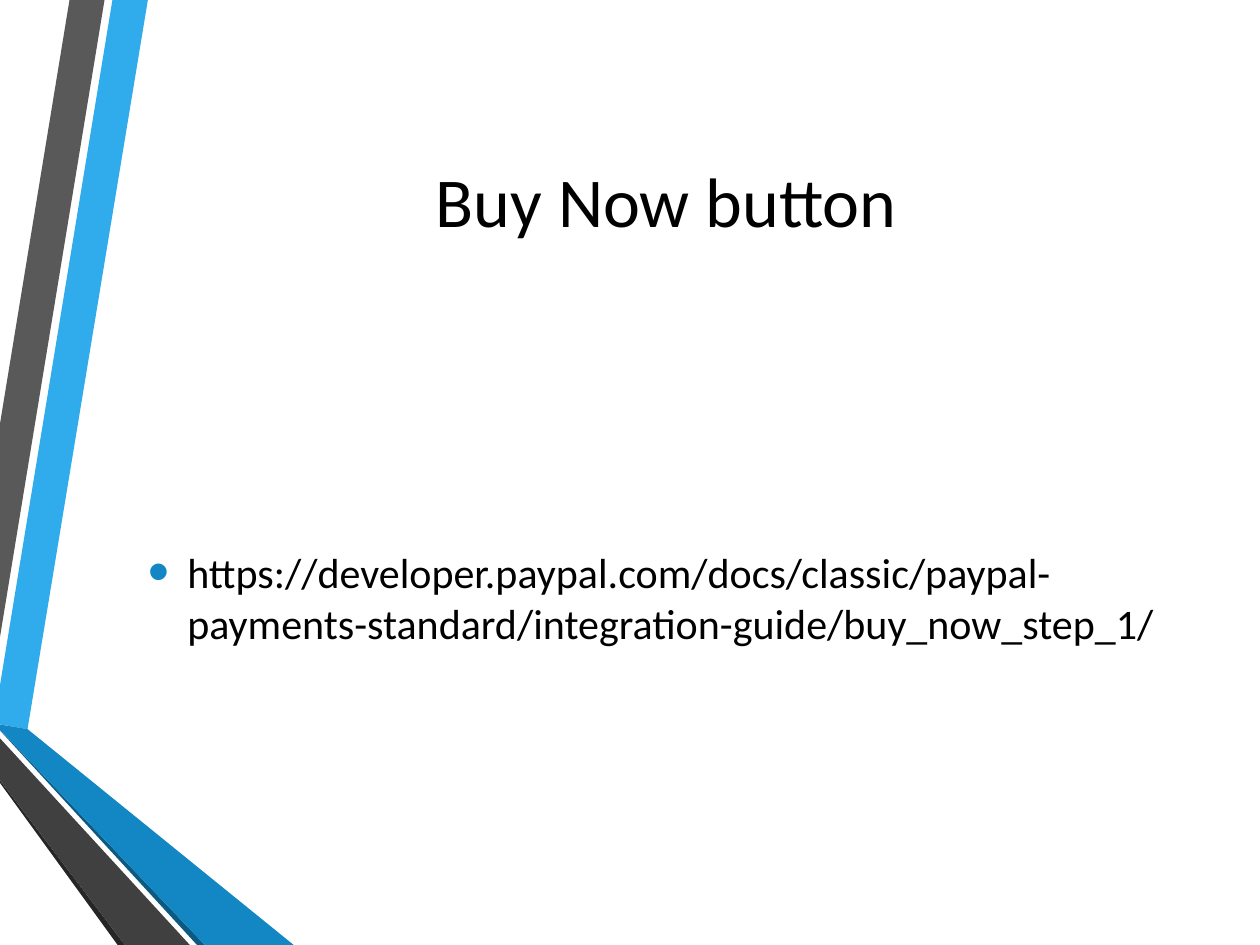
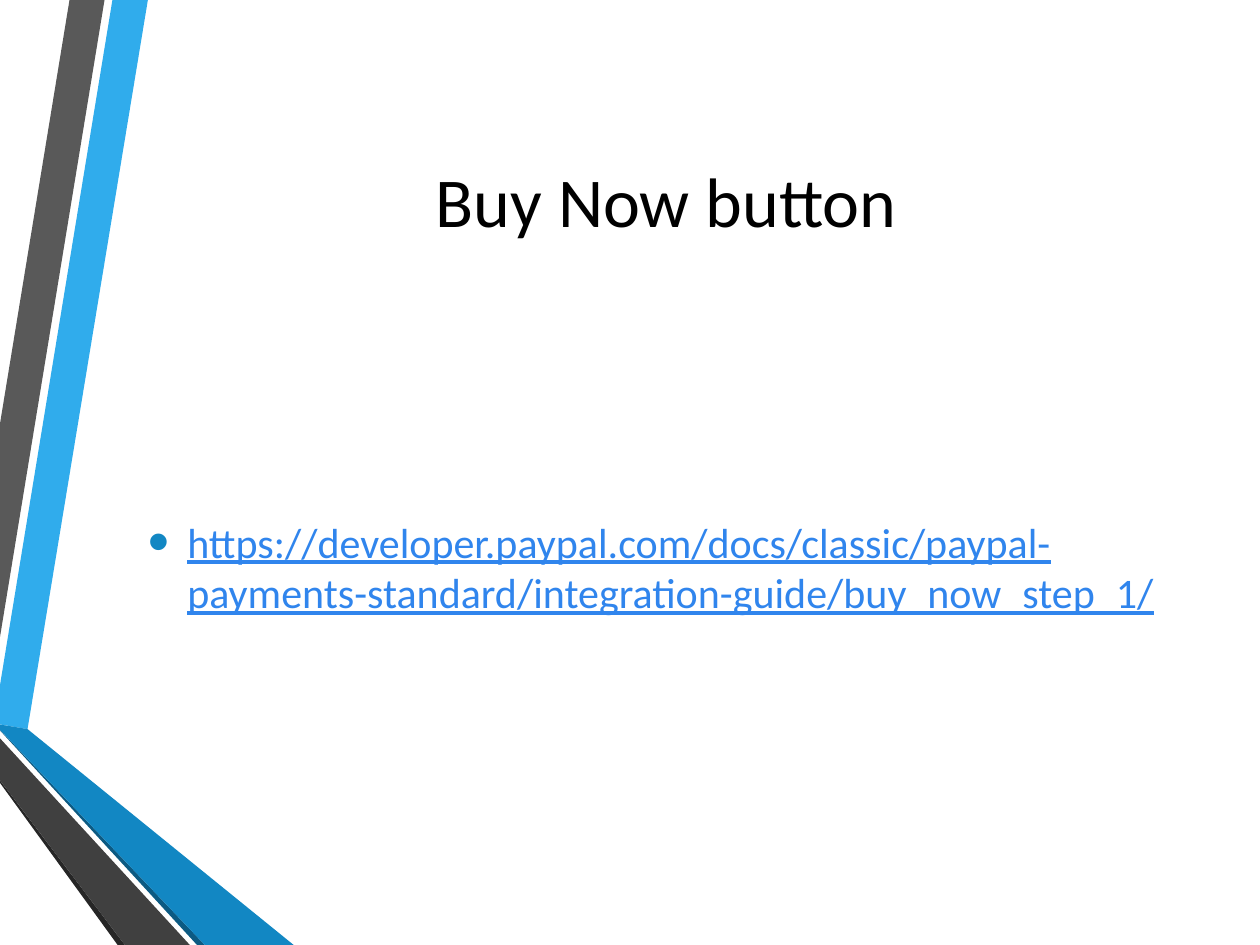
Before and after one commit to hatted/fevaworks-php, a slide deck: slide 5 of php-fw9/PayPal.pptx (slide 6 before the commit). Drawn at 1260x945 pixels with LibreOffice and Linux fonts; fonts in the diff are those of the drawing; background and template pictures are left out. Boxes give left, top, right and bottom in pixels: in the first picture for what was removed or moved away, otherwise in the second. Text is boxed around its words. In the diff, an @@ line names an element or a change of style, - is before the commit and + after.

```diff
--- a/php-fw9/PayPal.pptx
+++ b/php-fw9/PayPal.pptx
@@ text "https://developer.paypal.com/docs/classic/paypal-payments-st ..." at (x1=187, y1=529, x2=1153, y2=616): text colour #000000 to #3085ED, underline on @@
```
Also in this commit, not shown: 2 other slides changed, 1 slide added, 6 other files.
